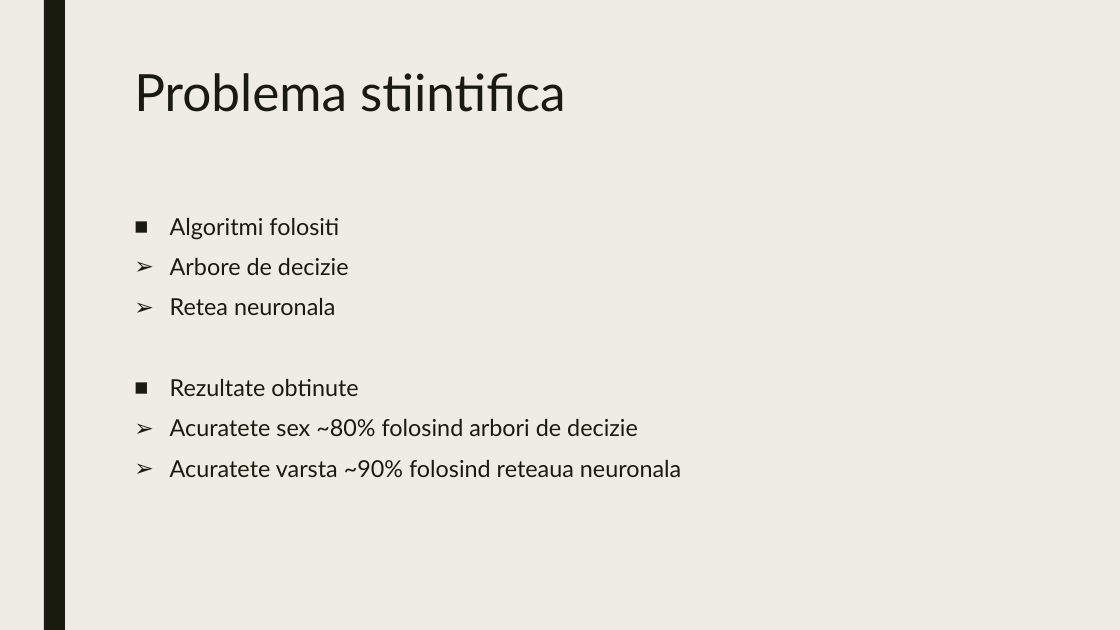
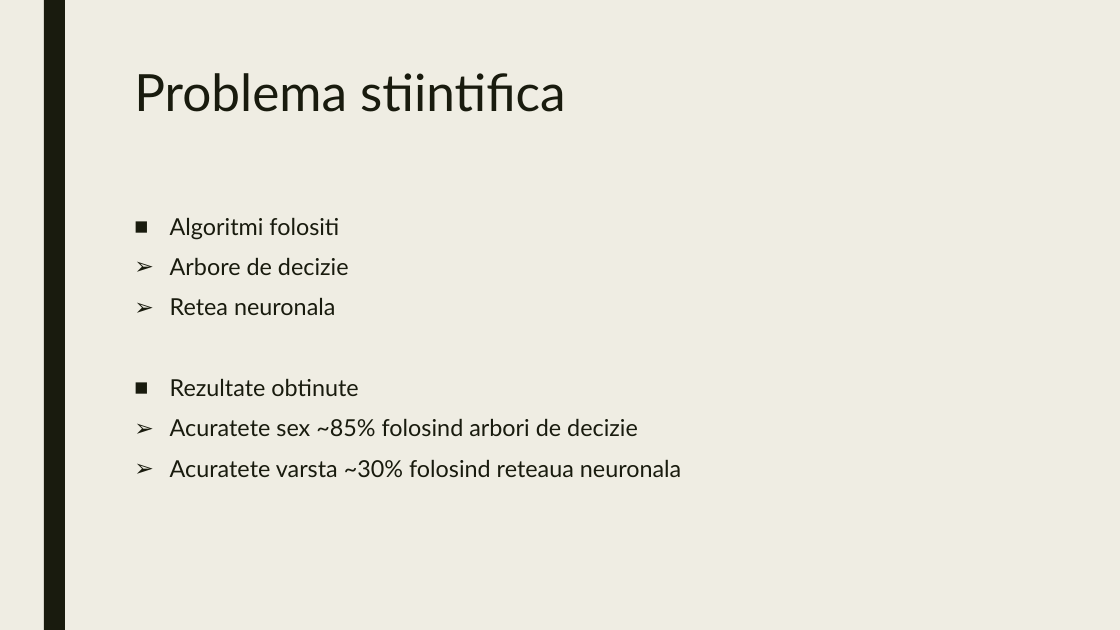
Before and after one commit to AndreeaBolonyi/ReconstituiriIstorice, a slide deck: slide 5 of documentation/Reconstituiri istorice.pptx. Drawn at 1120x630 pixels with LibreOffice and Linux fonts; fonts in the diff are those of the drawing. Boxes give left, top, right and bottom in pixels: in the first picture for what was removed or moved away, otherwise in the second. Text is boxed around its words. In the diff, an @@ line names an element or a change of style, - is before the commit and + after.

```diff
--- a/documentation/Reconstituiri istorice.pptx
+++ b/documentation/Reconstituiri istorice.pptx
@@ text at [170, 418, 681, 477]: text changed @@
-➢ Acuratete sex ~80% folosind arbori de decizie
-➢ Acuratete varsta ~90% folosind reteaua neuronala
+➢ Acuratete sex ~85% folosind arbori de decizie
+➢ Acuratete varsta ~30% folosind reteaua neuronala
```
Also in this commit, not shown: 1 slide added.
